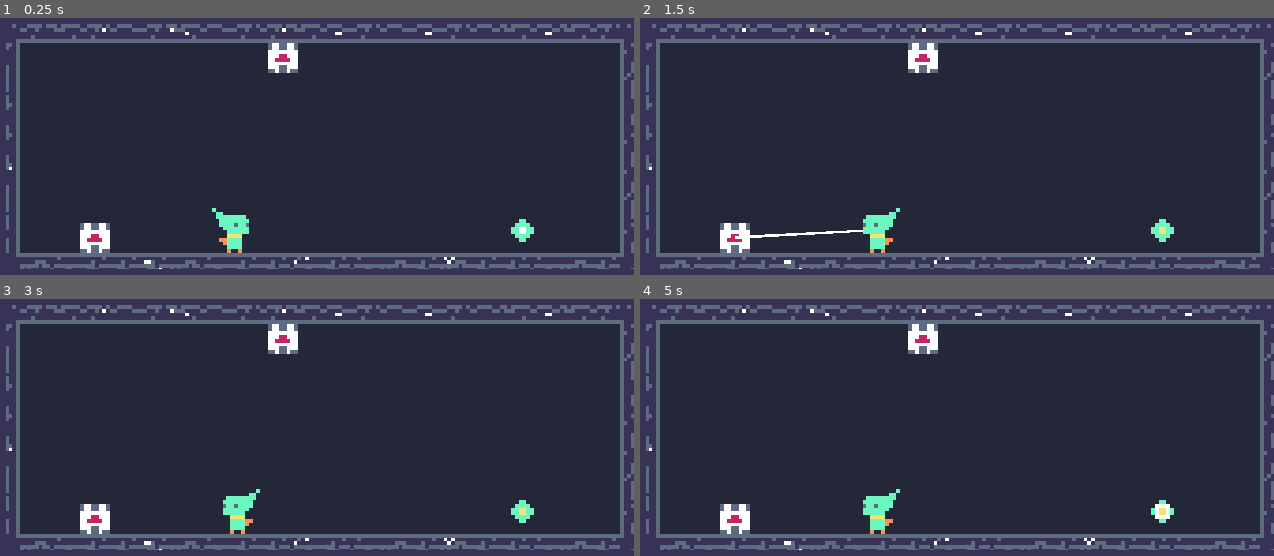
Above: before the commit, frames 1-4 (two rows, left to right).
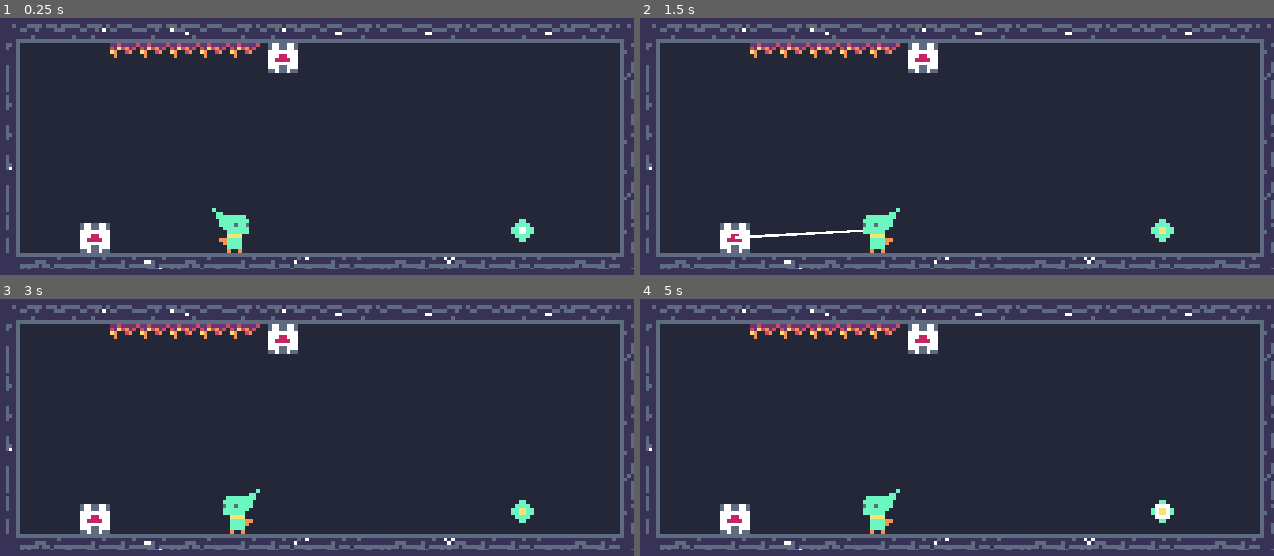
Above: after the commit, the same moments.

Repository: voithos/elfin
Game: Godot game, scene res://scenes/levels/level1.tscn
Two runs of this game, one before a commit and one after it. Both use one fixed random seed, a clock stepped at 60 frames per second and the inputs below.
Inputs (mouse positions are in pixels of both pictures, inside the frame that each line leads up to):
- Up to frame 1 (0.25 s): no input
- Up to frame 2 (1.5 s): tap Enter at 0.5 s; move the mouse to (1052, 208) at 0.52 s; press the mouse at (1052, 208) at 0.53 s; tap Space at 0.77, 1.25 s; move the mouse to (716, 251) at 1.27 s; release the mouse at (716, 251) at 1.28 s; right-click (716, 251) at 1.35 s
- Up to frame 3 (3 s): tap Space at 1.52, 2.75 s; tap Enter at 2 s; move the mouse to (317, 412) at 2.02 s; press the mouse at (317, 412) at 2.03 s; move the mouse to (outside the picture) at 2.77 s; release the mouse at (outside the picture) at 2.78 s; right-click (outside the picture) at 2.85 s
- Up to frame 4 (5 s): tap Space at 3.02, 3.77, 4.25, 4.52 s; tap Enter at 3.5 s; move the mouse to (outside the picture) at 3.52 s; press the mouse at (outside the picture) at 3.53 s; move the mouse to (outside the picture) at 4.27 s; release the mouse at (outside the picture) at 4.28 s; right-click (outside the picture) at 4.35 s

The runs differ from the first frame. In frame 1, 0.8% of the frame differs, in the area x 17-42%, y 9-16%; in frame 2, 0.8%; in frame 3, 0.8%; in frame 4, 0.8%.

Commit message:
Add danger area.

Diff:
--- /dev/null
+++ b/scenes/danger_area.gd
@@ -0,0 +1,10 @@
+extends Area2D
+
+# Dangerous Area2D node.
+
+func _ready():
+	connect("body_entered", self, "_on_area_body_entered")
+
+func _on_area_body_entered(body):
+	# The only body that can match is the player.
+	body.die()
--- /dev/null
+++ b/scenes/danger_area.tscn
@@ -0,0 +1,27 @@
+[gd_scene load_steps=3 format=2]
+
+[ext_resource path="res://scenes/danger_area.gd" type="Script" id=1]
+
+[sub_resource type="RectangleShape2D" id=1]
+
+custom_solver_bias = 0.0
+extents = Vector2( 32, 32 )
+
+[node name="danger_area" type="Area2D"]
+
+input_pickable = true
+gravity_vec = Vector2( 0, 1 )
+gravity = 98.0
+linear_damp = 0.1
+angular_damp = 1.0
+collision_layer = 2
+collision_mask = 2
+audio_bus_override = false
+audio_bus_name = "Master"
+script = ExtResource( 1 )
+_sections_unfolded = [ "Collision" ]
+
+[node name="collision" type="CollisionShape2D" parent="." index="0"]
+
+shape = SubResource( 1 )
+_sections_unfolded = [ "Transform" ]
--- a/scenes/goal.tscn
+++ b/scenes/goal.tscn
@@ -66,7 +66,7 @@
 anim_loop = false
 _sections_unfolded = [ "Angle", "Angular Velocity", "Color", "Emission Shape", "Hue Variation", "Initial Velocity", "Spread", "Trail" ]
 
-[node name="goal" type="Sprite" index="0"]
+[node name="goal" type="Sprite"]
 
 scale = Vector2( 3, 3 )
 texture = ExtResource( 1 )
--- a/scenes/levels/level1.tscn
+++ b/scenes/levels/level1.tscn
@@ -1,14 +1,15 @@
-[gd_scene load_steps=8 format=2]
+[gd_scene load_steps=9 format=2]
 
 [ext_resource path="res://scripts/level.gd" type="Script" id=1]
 [ext_resource path="res://scenes/background.tscn" type="PackedScene" id=2]
 [ext_resource path="res://scenes/foreground.tscn" type="PackedScene" id=3]
 [ext_resource path="res://scenes/tiles.tres" type="TileSet" id=4]
-[ext_resource path="res://scenes/anchor.tscn" type="PackedScene" id=5]
-[ext_resource path="res://scenes/player.tscn" type="PackedScene" id=6]
-[ext_resource path="res://scenes/goal.tscn" type="PackedScene" id=7]
+[ext_resource path="res://scenes/danger_area.tscn" type="PackedScene" id=5]
+[ext_resource path="res://scenes/anchor.tscn" type="PackedScene" id=6]
+[ext_resource path="res://scenes/player.tscn" type="PackedScene" id=7]
+[ext_resource path="res://scenes/goal.tscn" type="PackedScene" id=8]
 
-[node name="level1" type="Node2D"]
+[node name="level1" type="Node2D" index="0"]
 
 script = ExtResource( 1 )
 next_level = "res://scenes/goal.tscn"
@@ -58,21 +59,28 @@
 collision_mask = 1
 occluder_light_mask = 1
 format = 1
-tile_data = PoolIntArray( 9, 53, 0, 131077, 56, 0, 131086, 5 …(305 unchanged characters)… 1, 0, 196626, 50, 0, 327677, 17, 0, 262162, 18, 0, 393213, 12, 0, 327698, 23, 0, …(566 unchanged characters)…
+tile_data = PoolIntArray( 9, 53, 0, 131077, 56, 0, 131086, 5 …(305 unchanged characters)… 1, 0, 196626, 50, 0, 327677, 17, 0, 262145, 42, 0, 262146, 42, 0, 262147, 42, 0, 262148, 42, 0, 262149, 42, 0, 262162, 18, 0, 393213, 12, 0, 327698, 23, 0, …(566 unchanged characters)…
 _sections_unfolded = [ "Cell", "Transform", "Z Index" ]
 
-[node name="anchor1" parent="." index="3" instance=ExtResource( 5 )]
+[node name="danger_areas" type="Node" parent="." index="3"]
+
+[node name="danger_area1" parent="danger_areas" index="0" instance=ExtResource( 5 )]
+
+position = Vector2( 84, 102 )
+scale = Vector2( 1.875, 0.1875 )
+
+[node name="anchor1" parent="." index="4" instance=ExtResource( 6 )]
 
 position = Vector2( 12, 252 )
 
-[node name="anchor" parent="." index="4" instance=ExtResource( 5 )]
+[node name="anchor" parent="." index="5" instance=ExtResource( 6 )]
 
 position = Vector2( 162, 108 )
 
-[node name="player" parent="." index="5" instance=ExtResource( 6 )]
+[node name="player" parent="." index="6" instance=ExtResource( 7 )]
 
 position = Vector2( 123, 246 )
 
-[node name="goal" parent="." index="6" instance=ExtResource( 7 )]
+[node name="goal" parent="." index="7" instance=ExtResource( 8 )]
 
 position = Vector2( 354, 246 )
--- a/scenes/player.gd
+++ b/scenes/player.gd
@@ -88,3 +88,6 @@
 	state = STATE_VICTORY
 	nearby_attractors = []
 	sleeping = true
+
+func die():
+	print("dead")
--- a/scenes/tiles.tscn
+++ b/scenes/tiles.tscn
@@ -10,12 +10,12 @@
 [sub_resource type="RectangleShape2D" id=2]
 
 custom_solver_bias = 0.0
-extents = Vector2( 4, 2 )
+extents = Vector2( 4, 1 )
 
 [sub_resource type="RectangleShape2D" id=3]
 
 custom_solver_bias = 0.0
-extents = Vector2( 2, 4 )
+extents = Vector2( 1, 4 )
 
 [node name="tiles" type="Node2D"]
 
@@ -1003,7 +1003,7 @@
 
 [node name="collision" type="CollisionShape2D" parent="spikes_up1/area" index="0"]
 
-position = Vector2( 0, 2 )
+position = Vector2( 0, 3 )
 shape = SubResource( 2 )
 
 [node name="spikes_up2" type="Sprite" parent="." index="41"]
@@ -1031,7 +1031,7 @@
 
 [node name="collision" type="CollisionShape2D" parent="spikes_up2/area" index="0"]
 
-position = Vector2( 0, 2 )
+position = Vector2( 0, 3 )
 shape = SubResource( 2 )
 
 [node name="spikes_down1" type="Sprite" parent="." index="42"]
@@ -1059,7 +1059,7 @@
 
 [node name="collision" type="CollisionShape2D" parent="spikes_down1/area" index="0"]
 
-position = Vector2( 0, -2 )
+position = Vector2( 0, -3 )
 shape = SubResource( 2 )
 
 [node name="spikes_down2" type="Sprite" parent="." index="43"]
@@ -1087,7 +1087,7 @@
 
 [node name="collision" type="CollisionShape2D" parent="spikes_down2/area" index="0"]
 
-position = Vector2( 0, -2 )
+position = Vector2( 0, -3 )
 shape = SubResource( 2 )
 
 [node name="spikes_right1" type="Sprite" parent="." index="44"]
@@ -1115,7 +1115,7 @@
 
 [node name="collision" type="CollisionShape2D" parent="spikes_right1/area" index="0"]
 
-position = Vector2( -2, 0 )
+position = Vector2( -3, 0 )
 shape = SubResource( 3 )
 
 [node name="spikes_right2" type="Sprite" parent="." index="45"]
@@ -1143,7 +1143,7 @@
 
 [node name="collision" type="CollisionShape2D" parent="spikes_right2/area" index="0"]
 
-position = Vector2( -2, 0 )
+position = Vector2( -3, 0 )
 shape = SubResource( 3 )
 
 [node name="spikes_left1" type="Sprite" parent="." index="46"]
@@ -1171,12 +1171,11 @@
 
 [node name="collision" type="CollisionShape2D" parent="spikes_left1/area" index="0"]
 
-position = Vector2( 2, 0 )
+position = Vector2( 3, 0 )
 shape = SubResource( 3 )
 
 [node name="spikes_left2" type="Sprite" parent="." index="47"]
 
-editor/display_folded = true
 position = Vector2( 49, 67 )
 texture = ExtResource( 1 )
 vframes = 10
@@ -1199,7 +1198,7 @@
 
 [node name="collision" type="CollisionShape2D" parent="spikes_left2/area" index="0"]
 
-position = Vector2( 2, 0 )
+position = Vector2( 3, 0 )
 shape = SubResource( 3 )
 
 [node name="inner_nw1" type="Sprite" parent="." index="48"]
@@ -1444,7 +1443,6 @@
 
 [node name="blank" type="Sprite" parent="." index="58"]
 
-editor/display_folded = true
 position = Vector2( 40, 85 )
 texture = ExtResource( 1 )
 vframes = 10
--- a/scripts/level.gd
+++ b/scripts/level.gd
@@ -1,6 +1,7 @@
 extends Node2D
 
 const NEXT_LEVEL_TIMEOUT = 1
+const RESET_TIMEOUT = 1
 
 export (String, FILE, "*.tscn") var next_level
 
@@ -16,5 +17,16 @@
 	timer.one_shot = true
 	timer.start()
 
+func begin_reset_transition():
+	var timer = Timer.new()
+	add_child(timer)
+	timer.connect("timeout", self, "_reset_level")
+	timer.wait_time = RESET_TIMEOUT
+	timer.one_shot = true
+	timer.start()
+
 func _load_next_level():
 	get_tree().change_scene(next_level)
+
+func _reset_level():
+	get_tree().reload_current_scene()
Not shown, changed: TODO.md
